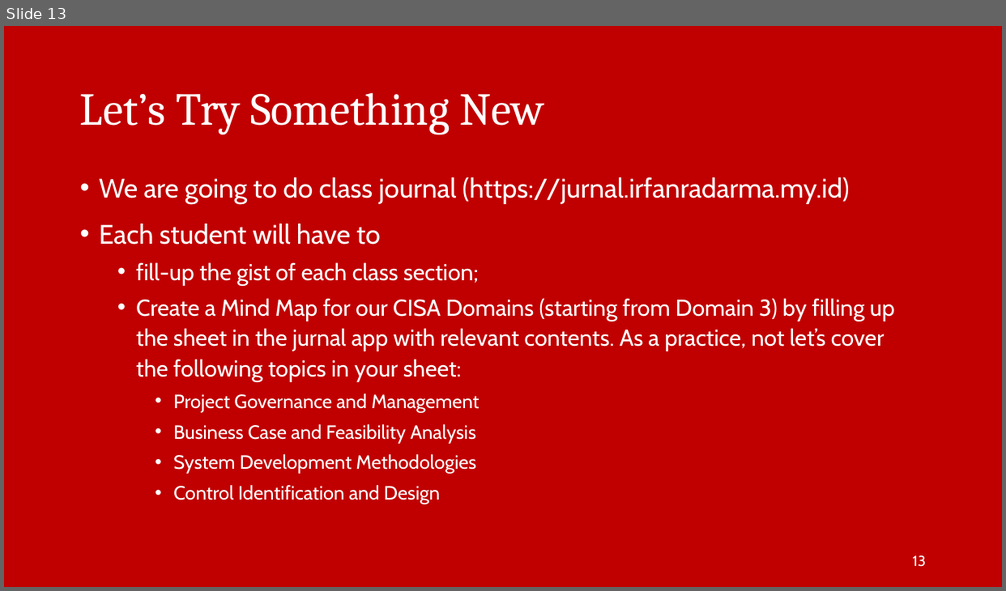
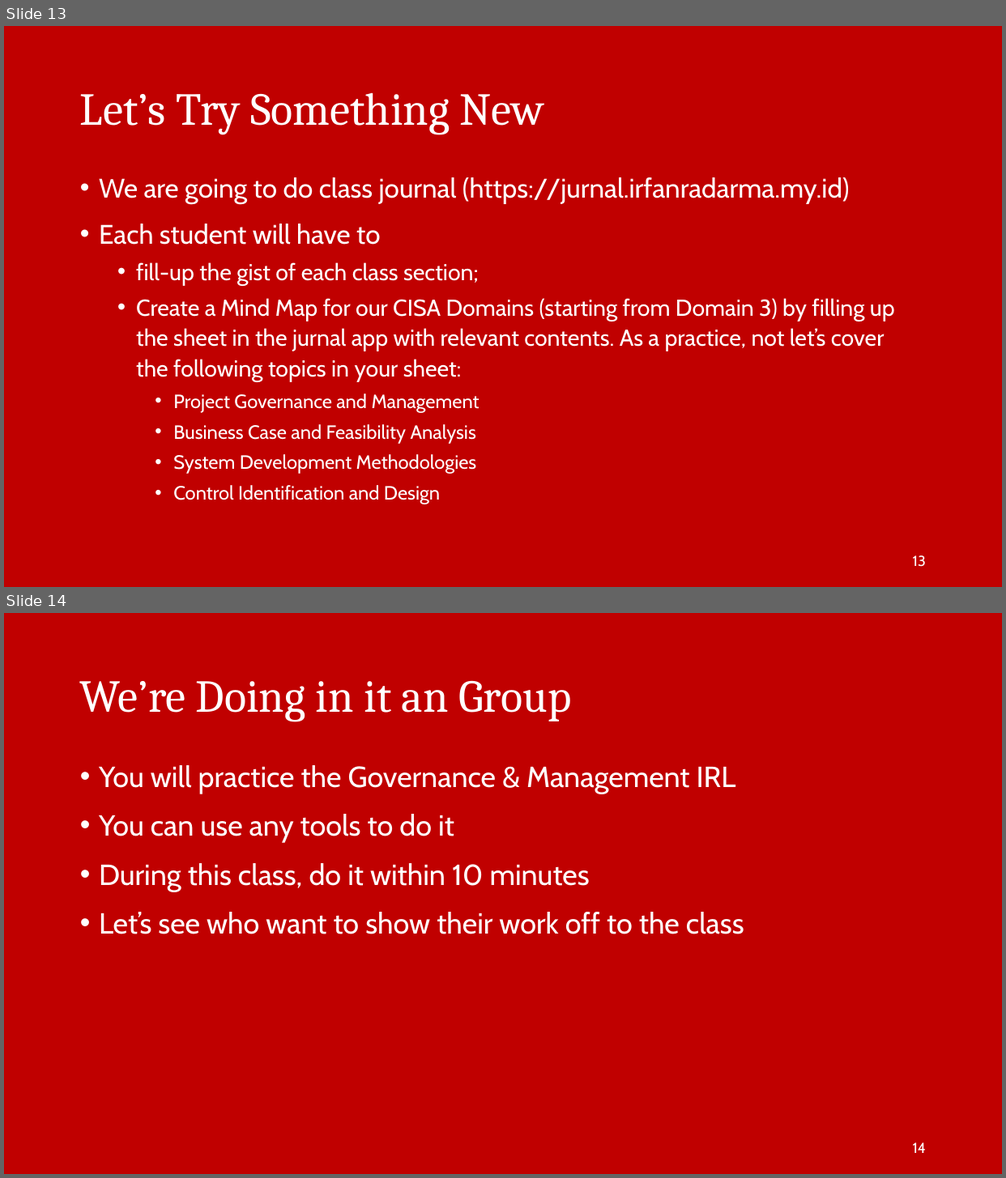
Before and after one commit to irfanradarma/Audit-SI, a slide deck: Slides/2026/03 - IS Acquisition & Development.pptx. Shown one above the other, each under a label of ours: slide 13 before the commit, slides 13 and 14 after it. The pictures are 1006x591 and 1006x1178 pixels, drawn with LibreOffice and Linux fonts; fonts in the diff are those of the drawing; background and template pictures are left out. Boxes give left, top, right and bottom in pixels: in the first picture for what was removed or moved away, otherwise in the second. Text is boxed around its words. In the diff, an @@ line names an element or a change of style, - is before the commit and + after.

```diff
--- a/Slides/2026/03 - IS Acquisition & Development.pptx
+++ b/Slides/2026/03 - IS Acquisition & Development.pptx
@@ slide 14 added at bbox=[4, 613, 1002, 1174], background picture (left out) @@
@@ title added at bbox=[80, 681, 571, 722], 44 pt, text #FFFFFF @@
+We’re Doing in it an Group
@@ text added at bbox=[99, 765, 744, 935], 28 pt, text #FFFFFF @@
+• You will practice the Governance & Management IRL
+• You can use any tools to do it
+• During this class, do it within 10 minutes
+• Let’s see who want to show their work off to the class
@@ page number added at bbox=[913, 1143, 926, 1153], 14 pt, text #FFFFFF @@
+14
```
Also in this commit, not shown: 3 slides changed, 1 other slide added.
